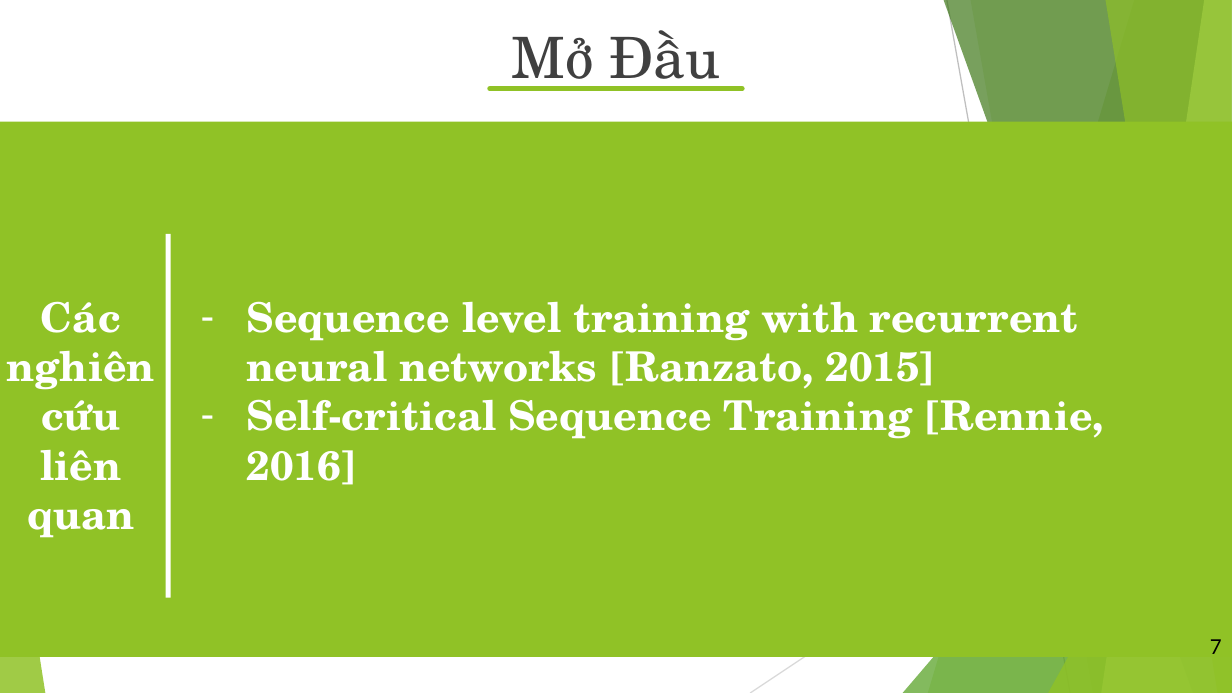
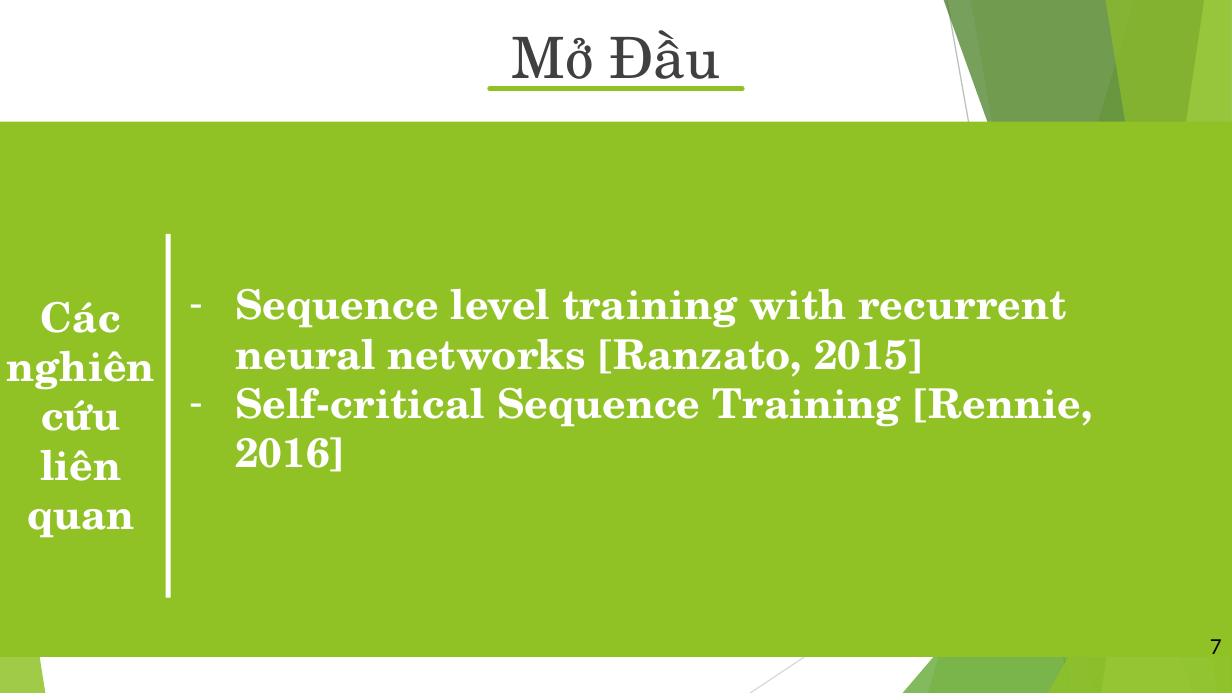
Before and after one commit to vanvibig/BaoCaoLuanVan, a slide deck: slide 7 of LVTN_Vi.pptx. Drawn at 1232x693 pixels with LibreOffice and Linux fonts; fonts in the diff are those of the drawing. Boxes give left, top, right and bottom in pixels: in the first picture for what was removed or moved away, otherwise in the second. Text is boxed around its words. In the diff, an @@ line names an element or a change of style, - is before the commit and + after.

```diff
--- a/LVTN_Vi.pptx
+++ b/LVTN_Vi.pptx
@@ text "Sequence level training with recurrent ..." moved from (x1=247, y1=301, x2=1104, y2=485) to (x1=235, y1=288, x2=1093, y2=472) @@
```
Also in this commit, not shown: 10 other slides changed, 2 slides removed, 2 other files.
